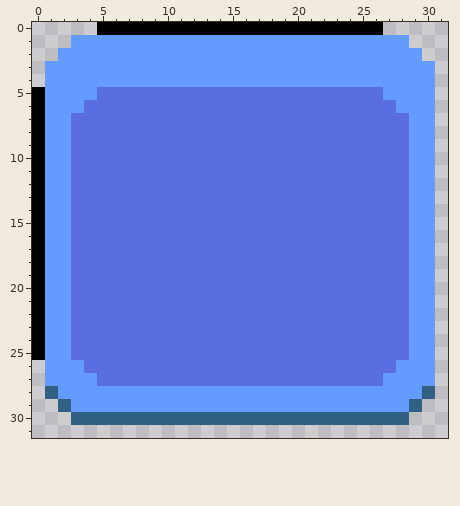
File history of a pixel-art file, raw/ui-ase/button.9.aseprite. That is the earlier state.
32x32 pixels, 1 frame.
After:
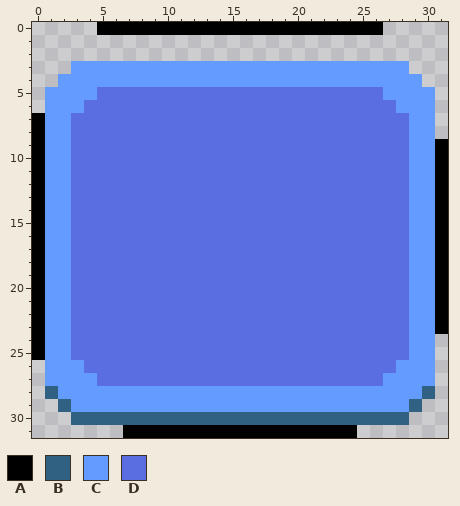
Palette (. is transparent): A #000000  B #306082  C #639bff  D #5b6ee1
Changes in this commit:
layer "up" now hidden
Colour A is added in rows 9 to 23 at x 31; in row 31 at x 7 to 24.
The author cleared colour A in rows 5 to 6 at x 0.
The author cleared colour C in row 1 at x 3 to 28; in row 2 at x 2 to 29; in row 3 at x 1 to 2 and 29 to 30; in row 4 at x 1 and 30.
Boxes around the changes in both pictures, in picture pixels (x1, y1, x2, y2):
erased: (32, 35, 435, 113)
added: (435, 139, 448, 334)
added: (123, 425, 357, 438)
